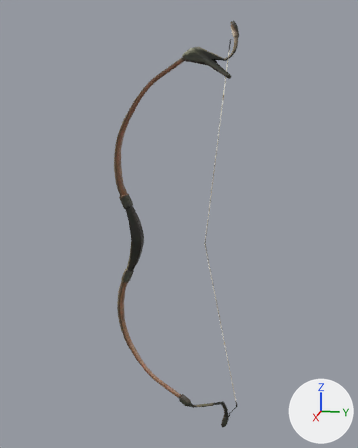
The FBX model Assets/Imported Assets/Original_Models/Weapons/Bow and Arrow - Animated.fbx, before and after one commit.
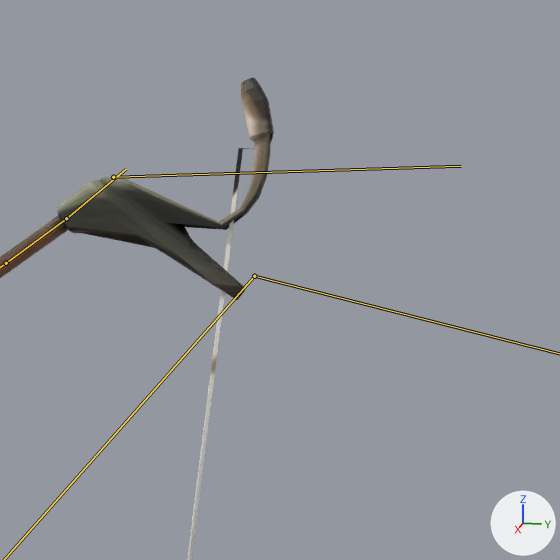
Each version appears first whole from a camera (50 mm lens) standing at (5.8, 1.69, 1.67) and looking at (-0.05, 0.52, 0.21), and next in a close-up on the part from 47% to 88% of the width and 0% to 33% of the height. The lights are fixed; the arrows at lower right show +X, +Y and +Z. Both versions are drawn at frame 23 of the action 'Armature|BowCharging'; the numbers are the values there. The bones that bend it are drawn over the model as lines in the close-ups.
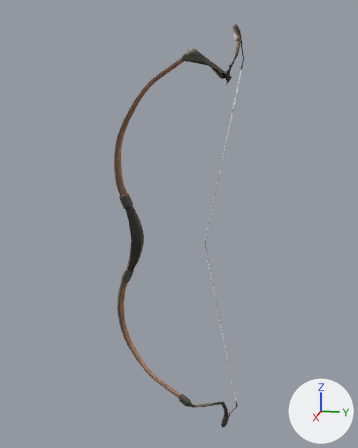
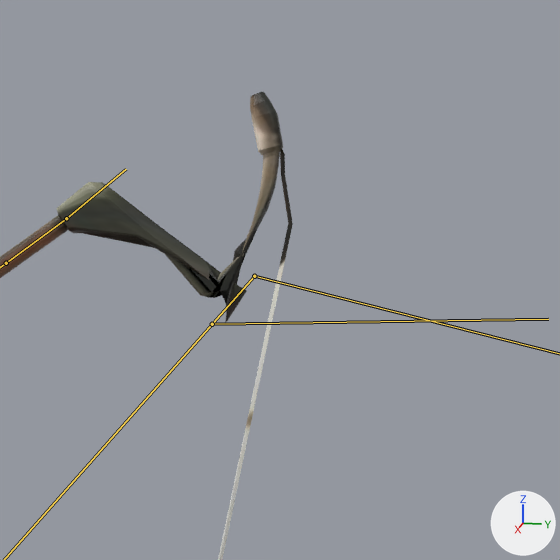
Pixel boxes [x1, y1, x2, y2] of what changed, in the close-ups (560 x 560 px):
'Cube', posed: before [0, 78, 274, 560]; after [0, 92, 293, 560]
bone 'TOP_Limit', root to tip: before (113, 177) to (461, 166); after (212, 324) to (548, 319)

What changed in the scene script:
```text
Change bone_top_limit:
    where bone_top_limit = bpy.data.objects['Armature'].pose.bones['TOP_Limit']  # child of 'Main'
    bone_top_limit.location: (0.0, 0.0, 0.0) -> (-0.423, 0.296, 0.0)
```
